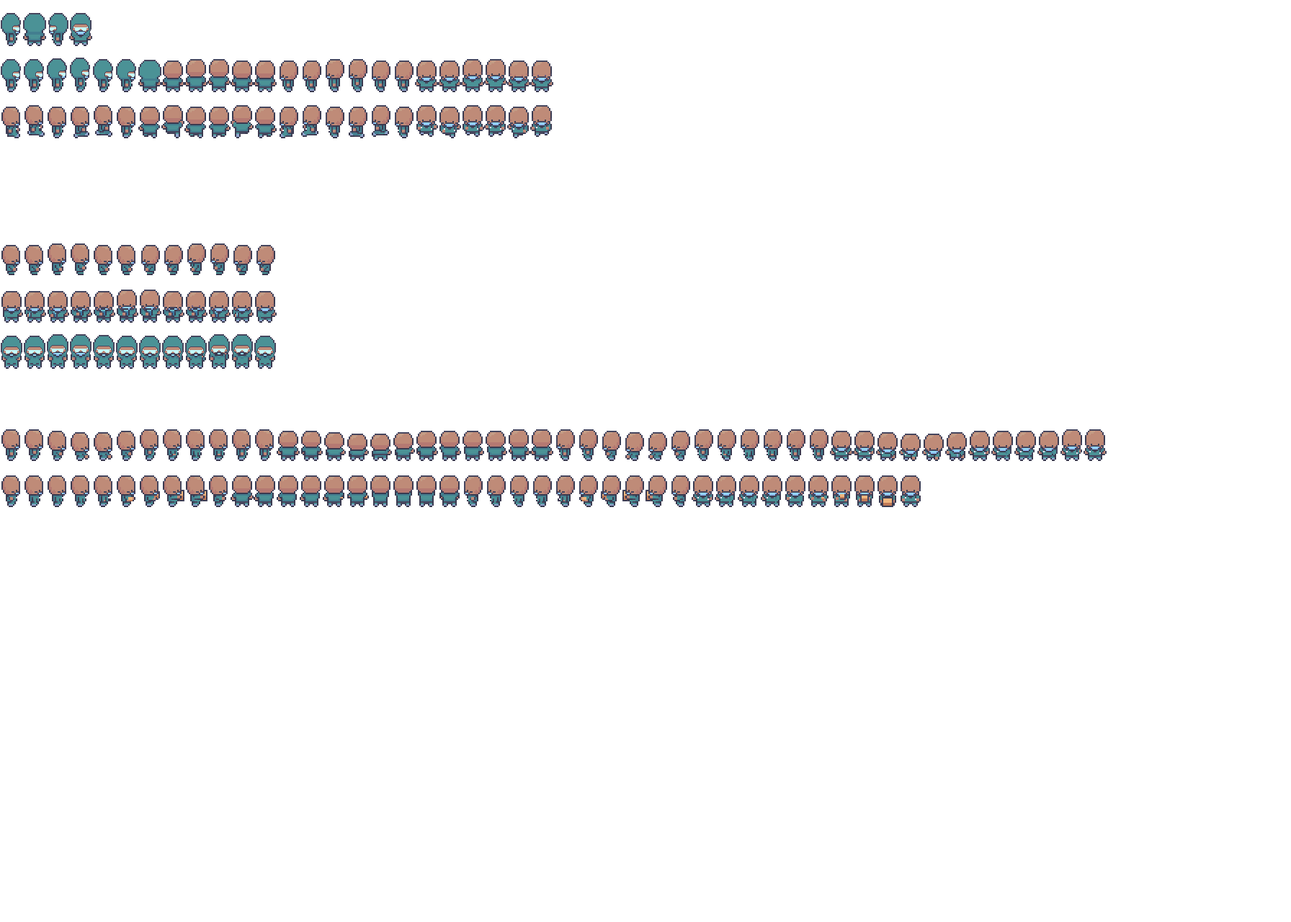
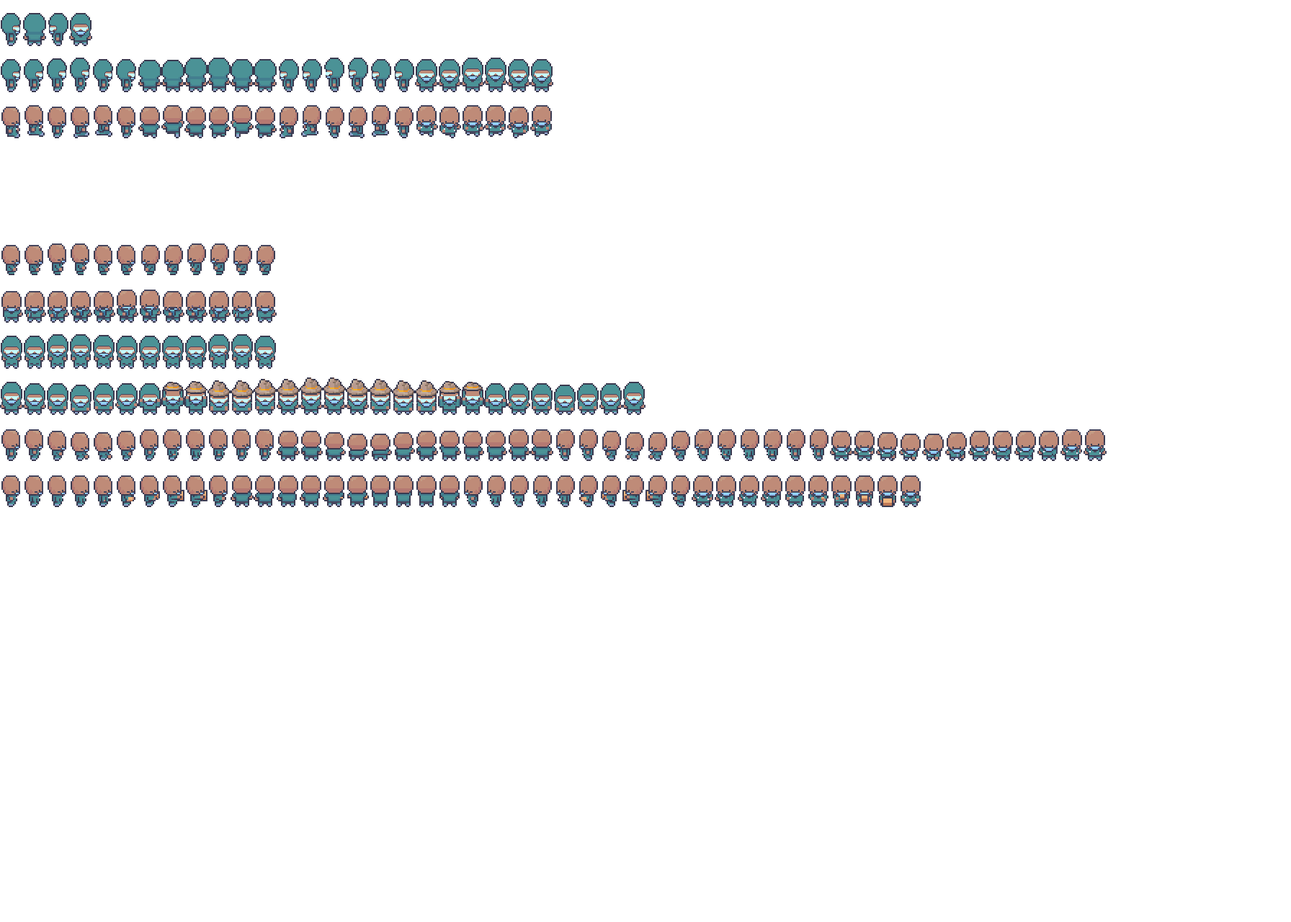
The second 1291 x 922 image is a revision of the first. Changes to its layers:
painted on "Paint Layer 1" over [0, 12, 92, 80]
added layer "inspector.png Merged" above "Background" over [138, 334, 508, 416]
added layer "Background" (1st of 3) above "Copy of Background" over [0, 334, 646, 416]
painted on "Copy of Background" over [0, 12, 646, 416]
renamed "Paint Layer 1" to "inspector.png", hid it, moved it below "Background", painted on it over [0, 12, 646, 416]
removed layer "Paint Layer 1 Merged" (1st of 2) over [0, 12, 185, 80]
removed layer "Paint Layer 1 Merged" (2nd of 2) over [0, 334, 323, 416]
